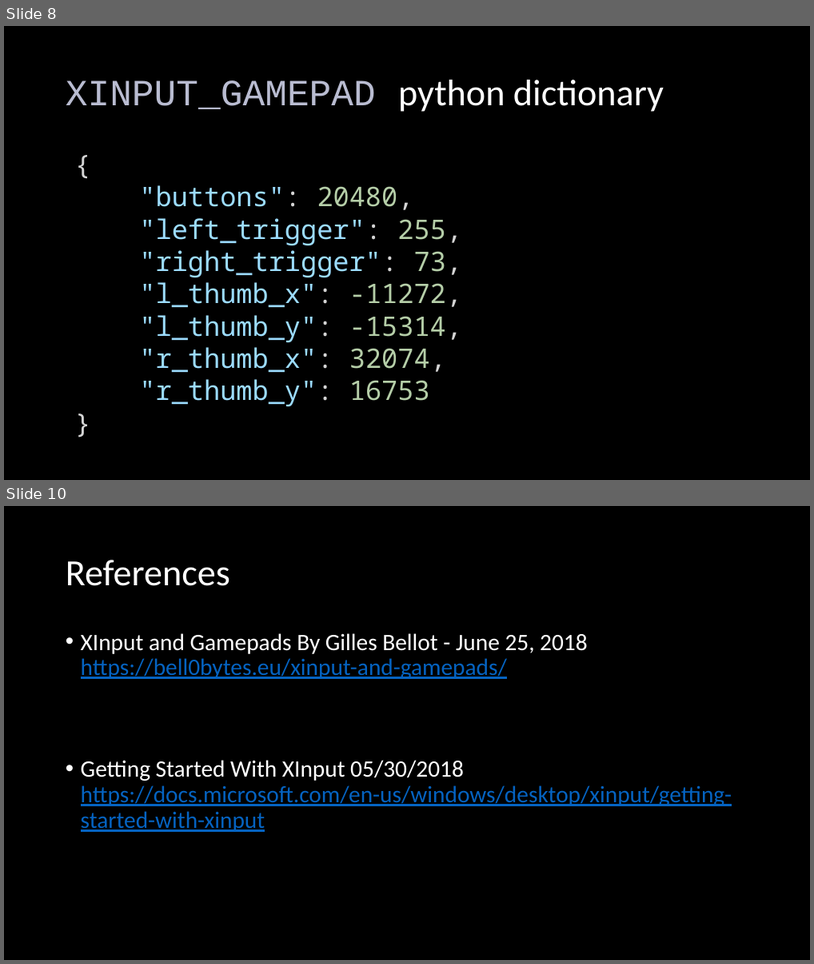
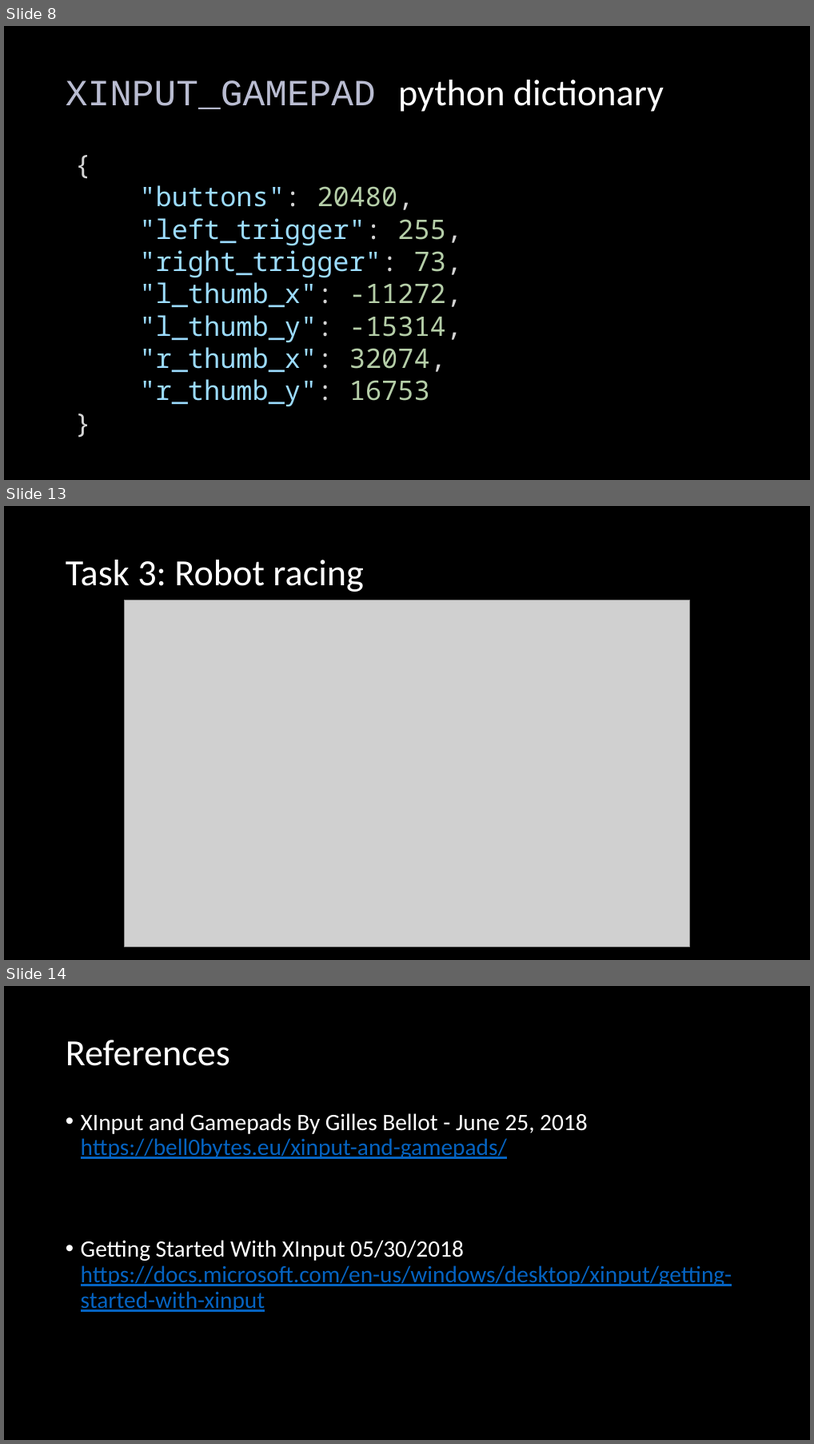
Before and after one commit to CozmoRobots/joystick, a slide deck: Xbox One Controller.pptx. Shown one above the other, each under a label of ours: slides 8 and 10 before the commit, slides 8, 13 and 14 after it; the slides between them are not shown. The pictures are 814x964 and 814x1444 pixels, drawn with LibreOffice and Linux fonts; fonts in the diff are those of the drawing; grey boxes stand for pictures. Boxes give left, top, right and bottom in pixels: in the first picture for what was removed or moved away, otherwise in the second. Text is boxed around its words. In the diff, an @@ line names an element or a change of style, - is before the commit and + after.

```diff
--- a/Xbox One Controller.pptx
+++ b/Xbox One Controller.pptx
@@ slide 13 added at (4,506,810,960), background #000000 @@
@@ title added at (66,560,363,592), 44 pt, text #FFFFFF @@
+Task 3: Robot racing
@@ picture added at (124,600,690,947) @@
@@ what was slide 10 is now slide 14 @@
```
Also in this commit, not shown: 2 slides changed, 3 other slides added, 3 other files.
